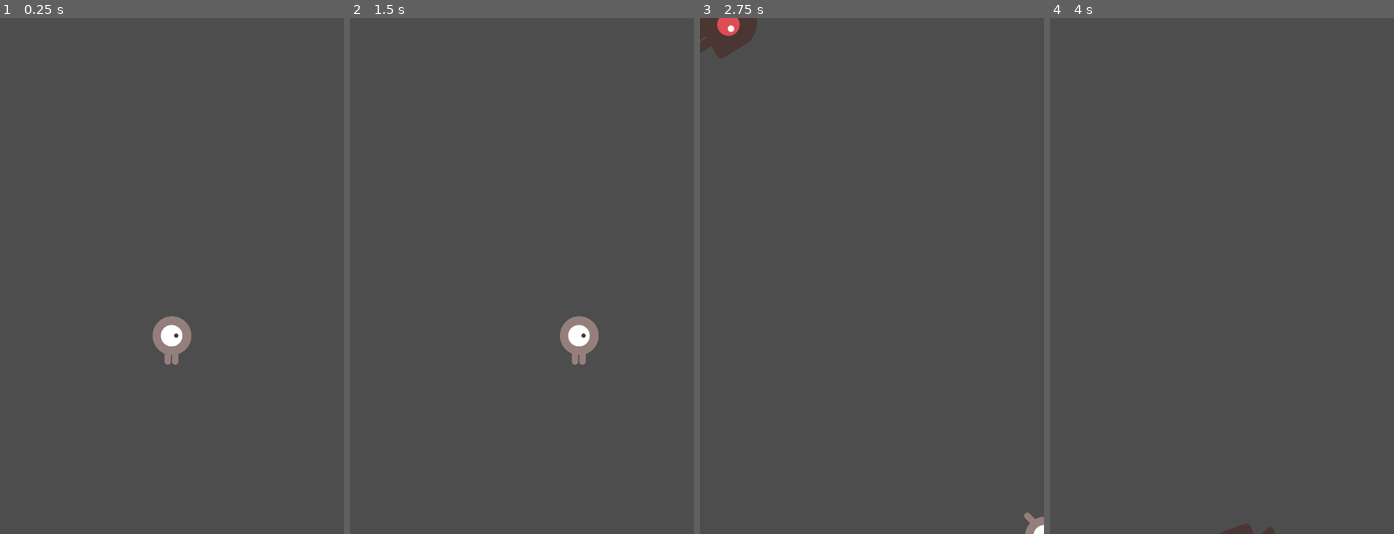
Above: before the commit, frames 1-4 (left to right).
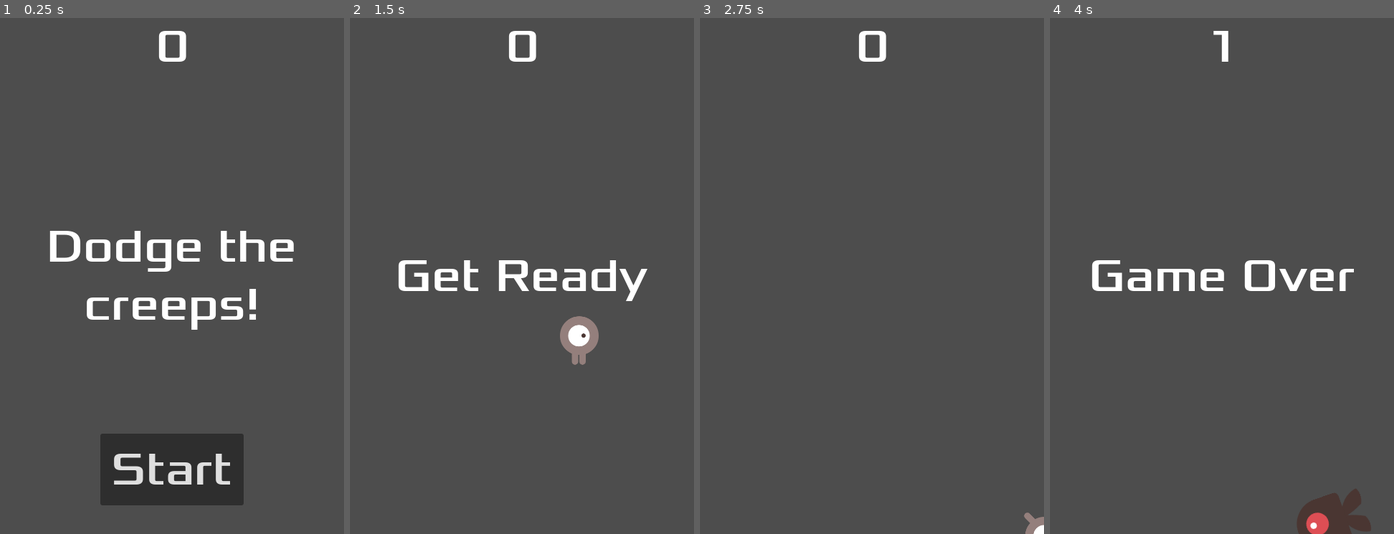
Above: after the commit, the same moments.

Repository: Lagical/2D-test
Game: Godot game, scene res://main.tscn
Same seed, same stepped clock (60 frames per second), same inputs: the game is played once before the commit and once after it.
Inputs (mouse positions are in pixels of both pictures, inside the frame that each line leads up to):
- Up to frame 1 (0.25 s): no input
- Up to frame 2 (1.5 s): click (522, 472) at 0.5 s, where only the run after the commit has a clickable "Start"; tap Enter at 1.25 s; hold D (move_right) from 1.28 s (still down)
- Up to frame 3 (2.75 s): release D (move_right) at 2.03 s; hold S (move_down) from 2.03 s (still down)
- Up to frame 4 (4 s): release S (move_down) at 2.78 s; hold D (move_right) 2.78-3.53 s; hold W (move_up) from 3.53 s (still down)

The runs differ from the first frame. In frame 1, 9.6% of the frame differs, in the area x 14-86%, y 2-95%; in frame 2, 2.1%; in frame 3, 1.3%; in frame 4, 3.3%.

Commit message:
Added hud

Diff:
--- /dev/null
+++ b/hud.gd
@@ -0,0 +1,38 @@
+extends CanvasLayer
+
+# Notifies `Main` node that the button has been pressed
+signal start_game
+
+# Called when the node enters the scene tree for the first time.
+func _ready():
+	pass # Replace with function body.
+
+
+func show_message(text):
+	$Message.text = text
+	$Message.show()
+	$MessageTimer.start()
+
+
+func show_game_over():
+	show_message("Game Over")
+	# Wait until the MessageTimer has counted down.
+	await $MessageTimer.timeout
+
+	$Message.text = "Dodge the\nCreeps!"
+	$Message.show()
+	# Make a one-shot timer and wait for it to finish.
+	await get_tree().create_timer(1.0).timeout
+	$StartButton.show()
+
+
+func update_score(score):
+	$ScoreLabel.text = str(score)
+
+
+func _on_start_button_pressed():
+	$StartButton.hide()
+	start_game.emit()
+
+func _on_message_timer_timeout():
+	$Message.hide()
--- /dev/null
+++ b/hud.tscn
@@ -0,0 +1,65 @@
+[gd_scene load_steps=3 format=3 uid="uid://c2xycfo0dgx3b"]
+
+[ext_resource type="FontFile" uid="uid://d5dkh6qfeb3j" path="res://fonts/Xolonium-Regular.ttf" id="1_ewh2i"]
+[ext_resource type="Script" path="res://hud.gd" id="1_hlibi"]
+
+[node name="HUD" type="CanvasLayer"]
+script = ExtResource("1_hlibi")
+
+[node name="ScoreLabel" type="Label" parent="."]
+anchors_preset = 5
+anchor_left = 0.5
+anchor_right = 0.5
+offset_left = -22.5
+offset_right = 22.5
+offset_bottom = 81.0
+grow_horizontal = 2
+size_flags_horizontal = 4
+theme_override_fonts/font = ExtResource("1_ewh2i")
+theme_override_font_sizes/font_size = 64
+text = "0"
+horizontal_alignment = 1
+vertical_alignment = 1
+
+[node name="Message" type="Label" parent="."]
+anchors_preset = 8
+anchor_left = 0.5
+anchor_top = 0.5
+anchor_right = 0.5
+anchor_bottom = 0.5
+offset_left = -240.0
+offset_top = -81.0
+offset_right = 240.0
+offset_bottom = 81.0
+grow_horizontal = 2
+grow_vertical = 2
+size_flags_horizontal = 4
+theme_override_fonts/font = ExtResource("1_ewh2i")
+theme_override_font_sizes/font_size = 64
+text = "Dodge the creeps!"
+horizontal_alignment = 1
+vertical_alignment = 1
+autowrap_mode = 2
+
+[node name="StartButton" type="Button" parent="."]
+anchors_preset = 7
+anchor_left = 0.5
+anchor_top = 1.0
+anchor_right = 0.5
+anchor_bottom = 1.0
+offset_left = -100.0
+offset_top = -140.0
+offset_right = 100.0
+offset_bottom = -40.0
+grow_horizontal = 2
+grow_vertical = 0
+theme_override_fonts/font = ExtResource("1_ewh2i")
+theme_override_font_sizes/font_size = 64
+text = "Start"
+
+[node name="MessageTimer" type="Timer" parent="."]
+wait_time = 2.0
+one_shot = true
+
+[connection signal="pressed" from="StartButton" to="." method="_on_start_button_pressed"]
+[connection signal="timeout" from="MessageTimer" to="." method="_on_message_timer_timeout"]
--- a/main.gd
+++ b/main.gd
@@ -6,7 +6,7 @@
 
 # Called when the node enters the scene tree for the first time.
 func _ready():
-	new_game()
+	pass
 
 
 # Called every frame. 'delta' is the elapsed time since the previous frame.
@@ -17,14 +17,19 @@
 func game_over():
 	$ScoreTimer.stop()
 	$MobTimer.stop()
+	$HUD.show_game_over()
 
 func new_game():
 	score = 0
 	$Player.start($StartPosition.position)
 	$StartTimer.start()
+	$HUD.update_score(score)
+	$HUD.show_message("Get Ready")
+	get_tree().call_group("mobs", "queue_free")
 
 func _on_score_timer_timeout():
 	score += 1
+	$HUD.update_score(score)
 
 func _on_start_timer_timeout():
 	$MobTimer.start()
--- a/main.tscn
+++ b/main.tscn
@@ -1,8 +1,9 @@
-[gd_scene load_steps=5 format=3 uid="uid://okwwryoheohe"]
+[gd_scene load_steps=6 format=3 uid="uid://okwwryoheohe"]
 
 [ext_resource type="Script" path="res://main.gd" id="1_8yr1t"]
 [ext_resource type="PackedScene" uid="uid://behjyy13tl84y" path="res://player.tscn" id="1_o1t7l"]
 [ext_resource type="PackedScene" uid="uid://b1m2vofora530" path="res://mob.tscn" id="2_5ciqv"]
+[ext_resource type="PackedScene" uid="uid://c2xycfo0dgx3b" path="res://hud.tscn" id="4_by3t1"]
 
 [sub_resource type="Curve2D" id="Curve2D_72jjt"]
 _data = {
@@ -34,7 +35,10 @@
 [node name="MobSpawnLocation" type="PathFollow2D" parent="MobPath"]
 position = Vector2(1, 0)
 
+[node name="HUD" parent="." instance=ExtResource("4_by3t1")]
+
 [connection signal="hit" from="Player" to="." method="game_over"]
 [connection signal="timeout" from="MobTimer" to="." method="_on_mob_timer_timeout"]
 [connection signal="timeout" from="ScoreTimer" to="." method="_on_score_timer_timeout"]
 [connection signal="timeout" from="StartTimer" to="." method="_on_start_timer_timeout"]
+[connection signal="start_game" from="HUD" to="." method="new_game"]
--- a/mob.tscn
+++ b/mob.tscn
@@ -48,7 +48,7 @@
 radius = 60.0
 height = 120.0
 
-[node name="Mob" type="RigidBody2D"]
+[node name="Mob" type="RigidBody2D" groups=["mobs"]]
 collision_mask = 0
 gravity_scale = 0.0
 script = ExtResource("1_xepru")
